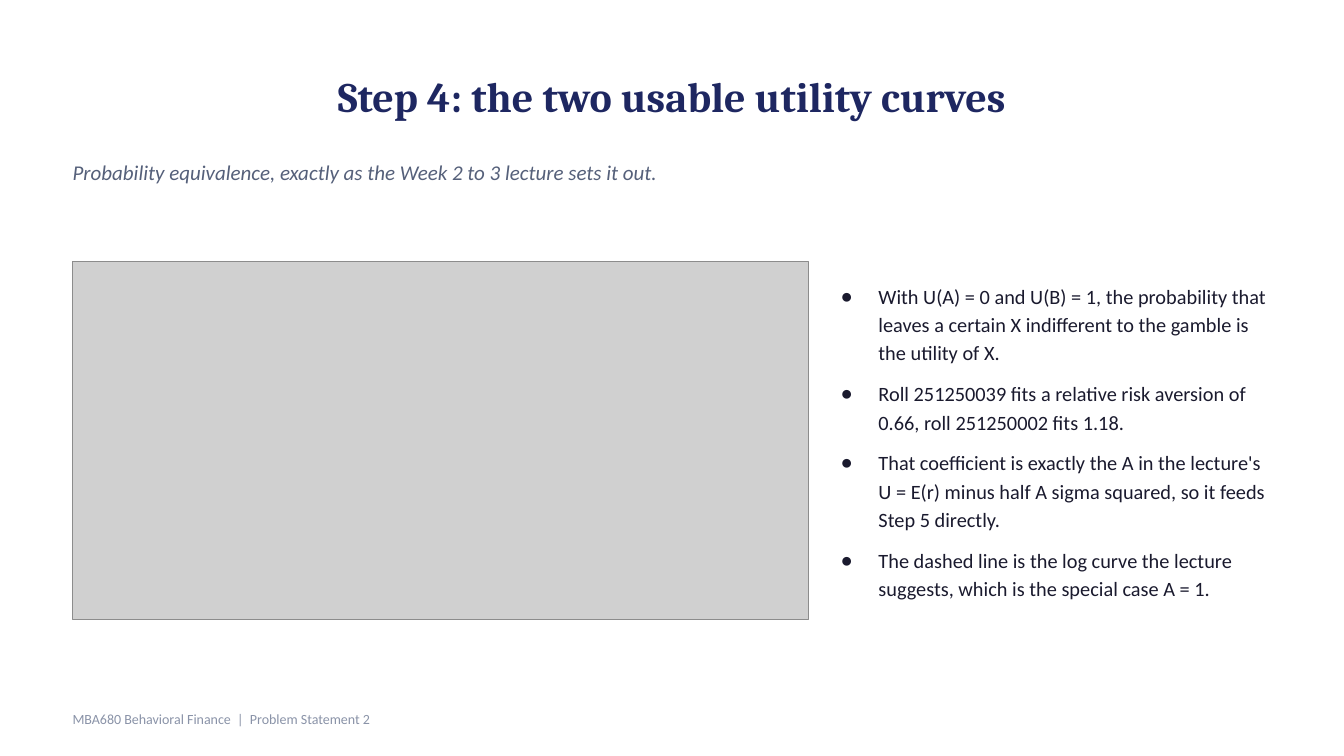
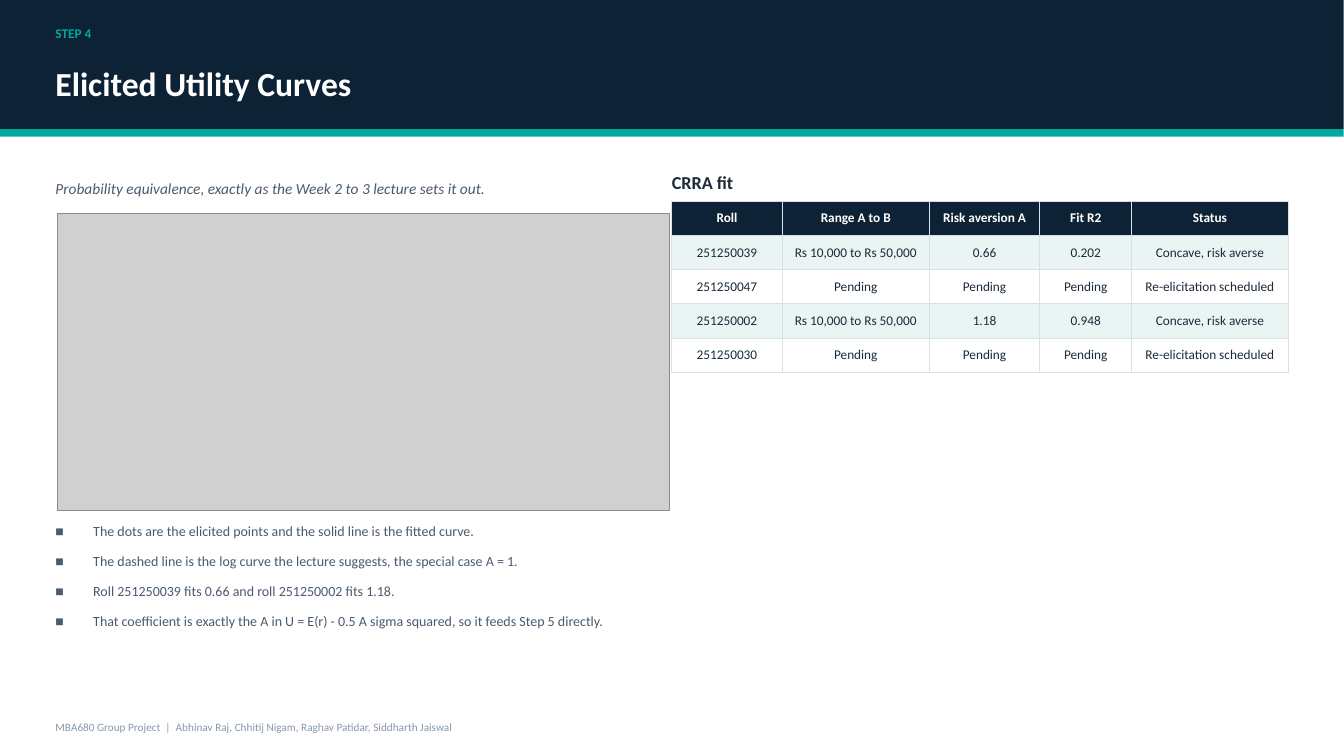
Before and after one commit to siddharthjaiswal05/mba_680_assignment_2, a slide deck: slide 6 of deck/MBA680_Presentation.pptx (slide 8 before the commit). Drawn at 1344x756 pixels with LibreOffice and Linux fonts; fonts in the diff are those of the drawing; grey boxes stand for pictures. Boxes give left, top, right and bottom in pixels: in the first picture for what was removed or moved away, otherwise in the second. Text is boxed around its words. In the diff, an @@ line names an element or a change of style, - is before the commit and + after.

Commit message:
Rebuild the deck on the group template, with the gaps framed as completed work and next steps

```diff
--- a/deck/MBA680_Presentation.pptx
+++ b/deck/MBA680_Presentation.pptx
@@ rectangle added at [0, 0, 1344, 129], fill #0E2235 @@
@@ text added at [55, 29, 92, 38], 9.5 pt, text #00A99D, bold @@
+STEP 4
@@ text added at [55, 72, 351, 102], 24 pt, text #FFFFFF, bold @@
+Elicited Utility Curves
@@ title removed at [338, 83, 1005, 122] @@
-Step 4: the two usable utility curves
@@ rectangle added at [0, 129, 1344, 136], fill #00A99D @@
@@ text "Probability equivalence, exactly as the ...": place and size @@
-text "Probability equivalence, exactly as the ..." at [73, 165, 657, 184]
+text "Probability equivalence, exactly as the ..." at [55, 183, 485, 197]
@@ text "Probability equivalence, exactly as the ..." at [55, 183, 485, 197]: size 15 to 11 pt, text colour #55607A to #4A5B6E @@
@@ text added at [672, 176, 733, 189], 13 pt, text #1C2B3A, bold @@
+CRRA fit
@@ table added at [673, 202, 1290, 366], 5 rows, 5 columns @@
+Roll | Range A to B | Risk aversion A | Fit R2 | Status
+251250039 | Rs 10,000 to Rs 50,000 | 0.66 | 0.202 | Concave, risk averse
+251250047 | Pending | Pending | Pending | Re-elicitation scheduled
+251250002 | Rs 10,000 to Rs 50,000 | 1.18 | 0.948 | Concave, risk averse
+251250030 | Pending | Pending | Pending | Re-elicitation scheduled
@@ picture: place and size @@
-picture at [73, 262, 809, 620]
+picture at [57, 214, 669, 511]
@@ text removed at [878, 289, 1266, 600] @@
-● With U(A) = 0 and U(B) = 1, the probability that leaves a certain X indifferent to the gamble is the utility of X.
-● Roll 251250039 fits a relative risk aversion of 0.66, roll 251250002 fits 1.18.
-● That coefficient is exactly the A in the lecture's U = E(r) minus half A sigma squared, so it feeds Step 5 directly.
-● The dashed line is the log curve the lecture suggests, which is the special case A = 1.
@@ text added at [93, 526, 603, 629], 10 pt, text #4A5B6E @@
+■ The dots are the elicited points and the solid line is the fitted curve.
+■ The dashed line is the log curve the lecture suggests, the special case A = 1.
+■ Roll 251250039 fits 0.66 and roll 251250002 fits 1.18.
+■ That coefficient is exactly the A in U = E(r) - 0.5 A sigma squared, so it feeds Step 5 directly.
@@ text removed at [73, 714, 370, 724] @@
-MBA680 Behavioral Finance | Problem Statement 2
@@ text added at [55, 723, 452, 733], 8 pt, text #8898A8 @@
+MBA680 Group Project | Abhinav Raj, Chhitij Nigam, Raghav Patidar, Siddharth Jaiswal
```
Also in this commit, not shown: 2 other slides changed, 9 slides added, 12 slides removed, 5 other files.
